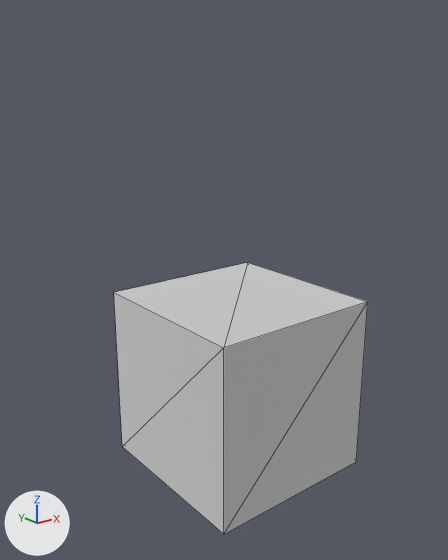
Renders of the glTF model gltftest.gltf from each side of a commit.
Before and after are seen from a 50 mm camera at (-4.2, -5.0, 3.23) aimed at (0.0, 0.25, 1.14). The axes (+X, +Y, +Z) are drawn at lower left. The lights are the same throughout. Mesh edges are drawn as thin lines.

The scene before the commit, as lines of its bpy script (objects in view):
```python
me_cube = bpy.data.meshes.new('Cube')
me_cube.from_pydata(...)  # 8 vertices, 12 faces; spans x -1.0..1.0, y -1.0..1.0, z -1.0..1.0
# faces by material slot: [6, 6]
me_cube.materials.append(mat_randomtiles)  # its picture is missing
me_cube.materials.append(mat_marble)  # its picture is missing
ob_cube = bpy.data.objects.new('Cube', me_cube)
ob_cube.location = (0.0, 0.0, 0.0)
```
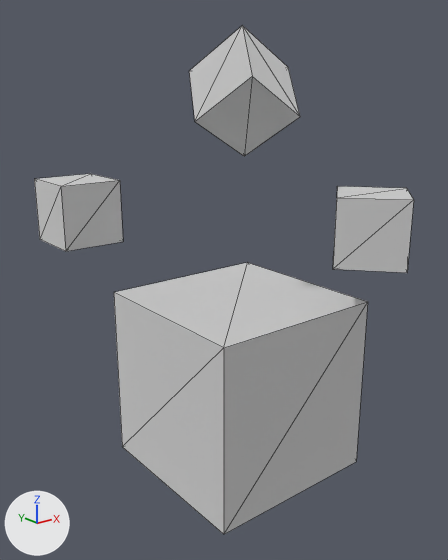
Boxes [x1, y1, x2, y2] around the edits, measured in the pictures (448 x 560 px):
'Cube.003', added: after [189, 25, 300, 156]
'Cube.002', added: after [333, 186, 414, 273]
'Cube.001', added: after [34, 174, 123, 251]

The change, as a diff of the scene's bpy script:
```diff
--- a/gltftest.gltf.py
+++ b/gltftest.gltf.py
@@ ob_cube_003 @@
+ob_cube_003 = bpy.data.objects.new('Cube.003', me_cube)
+ob_cube_003.location = (0.02, -0.04, 3.16)
+ob_cube_003.rotation_euler = (0.904, -0.598, -1.153)  # degrees (52, -34, -66)
+ob_cube_003.scale = (0.365, 0.365, 0.365)
@@ ob_cube_002 @@
+ob_cube_002 = bpy.data.objects.new('Cube.002', me_cube)
+ob_cube_002.location = (0.96, -1.0, 1.82)
+ob_cube_002.rotation_euler = (0.0, 0.0, -0.857)  # degrees (0, 0, -49)
+ob_cube_002.scale = (0.365, 0.365, 0.365)
@@ ob_cube_001 @@
+ob_cube_001 = bpy.data.objects.new('Cube.001', me_cube)
+ob_cube_001.location = (-1.0, 1.75, 1.82)
+ob_cube_001.scale = (0.365, 0.365, 0.365)
```
